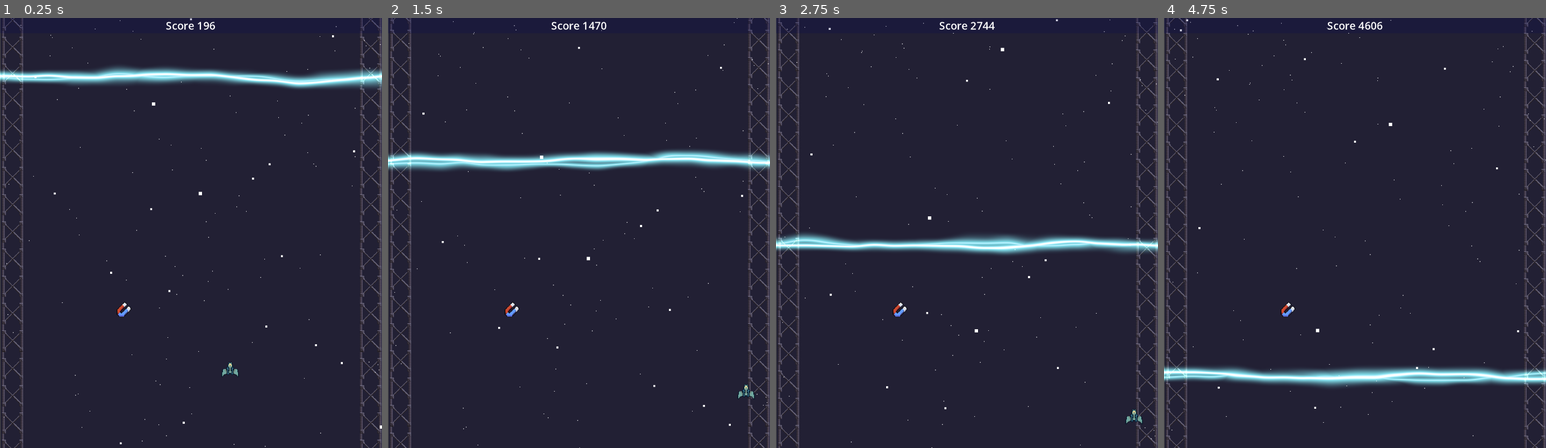
Above: before the commit, frames 1-4 (left to right).
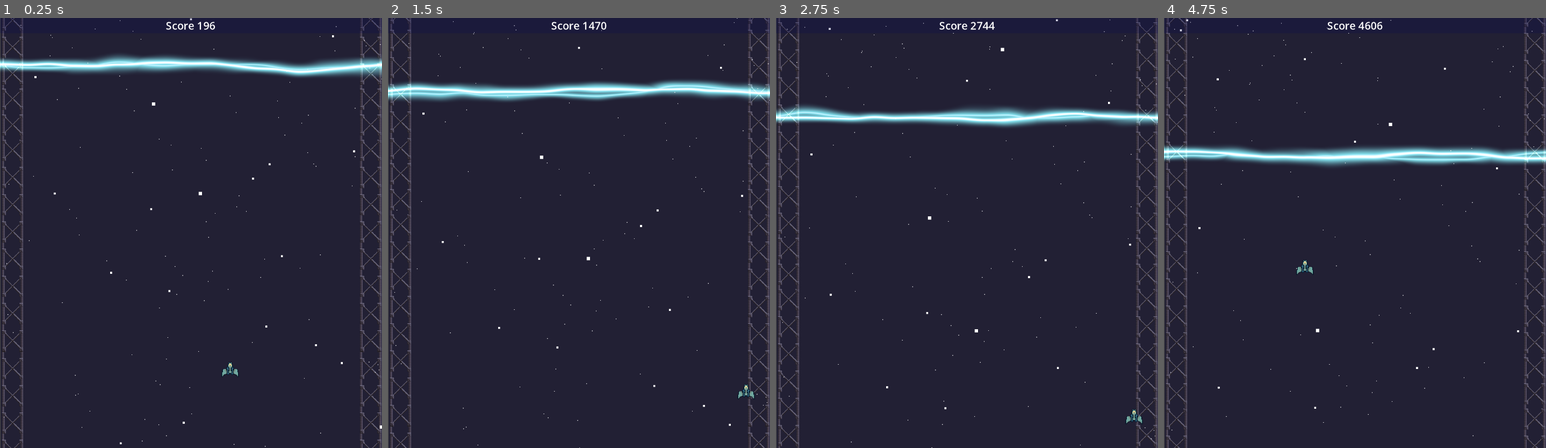
Above: after the commit, the same moments.

Repository: markusweiss/LudumDare54
Game: Godot game, scene res://Scenes/Main/main.tscn
Two runs of this game, one before a commit and one after it. Both use one fixed random seed, a clock stepped at 60 frames per second and the inputs below. The project has no main scene, so this scene is started directly.
Inputs:
- Up to frame 1 (0.25 s): no input
- Up to frame 2 (1.5 s): hold Right (move_right) 0.53-1.28 s; hold Down (move_down) from 1.28 s (still down)
- Up to frame 3 (2.75 s): release Down (move_down) at 2.03 s; hold Right (move_right) from 2.03 s (still down)
- Up to frame 4 (4.75 s): release Right (move_right) at 2.78 s; hold Up (move_up) 2.78-3.53 s; hold Left (move_left) from 3.53 s (still down)

The runs differ from the first frame. In frame 1, 5.9% of the frame differs, in the area x 0-100%, y 8-70%; in frame 2, 7.4%; in frame 3, 6.8%; in frame 4, 7.5%, in the area x 0-100%, y 29-86%.

Commit message:
add magnet and change speed to laser

Diff:
--- a/Scenes/Items/magnet.gd
+++ b/Scenes/Items/magnet.gd
@@ -1,6 +1,22 @@
 extends Area2D
+
+var speed = 100
+var rng = RandomNumberGenerator.new()
+var rand_int = rng.randi_range(76, 500)
+
+var rotation_speed = 30
+
+func _ready():
+	rotation_degrees = rand_int
+	position = Vector2(rand_int, 0)
+
+func _process(delta):
+	rotate(deg_to_rad(rotation_speed * delta))
+	position.y += speed * delta
+	if position.y > 700:
+		queue_free()
 
 
 func _on_body_entered(body):
-	Global.magnet=true
-	print("magnet")
+	Global.magnet = true
+	queue_free()
--- a/Scenes/Items/magnet.tscn
+++ b/Scenes/Items/magnet.tscn
@@ -23,6 +23,7 @@
 shape = SubResource("RectangleShape2D_cim60")
 
 [node name="AnimatedSprite2D" type="AnimatedSprite2D" parent="."]
+rotation = -7.96001
 sprite_frames = SubResource("SpriteFrames_e1oy6")
 
 [connection signal="body_entered" from="." to="." method="_on_body_entered"]
--- /dev/null
+++ b/Scenes/Main/SpawnMagnet.gd
@@ -0,0 +1,9 @@
+extends Node2D
+
+var spawnmagnet = preload("res://Scenes/Items/magnet.tscn")
+
+
+
+func _on_create_magnet_timeout():
+	var magnet_temp = spawnmagnet.instantiate()
+	add_child(magnet_temp)
--- a/Scenes/Main/main.tscn
+++ b/Scenes/Main/main.tscn
@@ -6,7 +6,7 @@
 [ext_resource type="PackedScene" uid="uid://cpg0tyu25sm64" path="res://Scenes/UI/ui.tscn" id="1_lvrkr"]
 [ext_resource type="Texture2D" uid="uid://dnk2p32h0045f" path="res://Scenes/Main/background_one.png" id="2_espex"]
 [ext_resource type="Script" path="res://Scenes/Main/ParallaxBackground.gd" id="3_8mbdb"]
-[ext_resource type="PackedScene" uid="uid://b3ad0j5sy1f3a" path="res://Scenes/Items/magnet.tscn" id="7_mrnmm"]
+[ext_resource type="Script" path="res://Scenes/Main/SpawnMagnet.gd" id="8_mlruu"]
 
 [node name="Main" type="Node2D"]
 
@@ -34,5 +34,11 @@
 position = Vector2(289, 326)
 texture = ExtResource("2_espex")
 
-[node name="Magnet" parent="." instance=ExtResource("7_mrnmm")]
-position = Vector2(187, 440)
+[node name="SpawnMagnet" type="Node2D" parent="."]
+script = ExtResource("8_mlruu")
+
+[node name="CreateMagnet" type="Timer" parent="SpawnMagnet"]
+wait_time = 5.0
+autostart = true
+
+[connection signal="timeout" from="SpawnMagnet/CreateMagnet" to="SpawnMagnet" method="_on_create_magnet_timeout"]
--- a/Scenes/UI/ui.gd
+++ b/Scenes/UI/ui.gd
@@ -12,5 +12,5 @@
 		if (Global.magnet):
 			extraPoints += 10
 
-		var all = baseScore + extraPoints
-		$MarginContainer/MarginContainer/HBoxContainer/ScoreValue.text = str(all)
+		Global.scoreTogether = baseScore + extraPoints
+		$MarginContainer/MarginContainer/HBoxContainer/ScoreValue.text = str(Global.scoreTogether)
--- a/Scenes/Wall/wall.gd
+++ b/Scenes/Wall/wall.gd
@@ -1,18 +1,24 @@
 extends Area2D
 
-var speed = 100  # Geschwindigkeit, mit der sich das Hindernis bewegt
-var target_y = 0  # X-Koordinate, auf die das Hindernis zusteuert
+var speed = Global.laserSpeed
+var target_y = 0
 var direction = Vector2.ZERO
 var magnet = false
 
 func _ready():
 	# Setzen Sie die anfängliche Richtung basierend auf der aktuellen Position
 	if position.y < target_y && !magnet:
-		direction = Vector2(0, -1)  # Bewegung nach rechts
+		direction = Vector2(0, -1)
 	else:
-		direction = Vector2(0, 1)  # Bewegung nach links
+		direction = Vector2(0, 1)
 
 func _physics_process(delta):
+	if Global.scoreTogether >= 10000:
+		speed = 60
+
+	if Global.scoreTogether >= 30000:
+		speed = 120
+
 	if Global.magnet:
 		position += -direction * speed * delta
 	else:
--- a/global.gd
+++ b/global.gd
@@ -2,3 +2,5 @@
 
 
 var magnet = false
+var laserSpeed = 30
+var scoreTogether = 0
